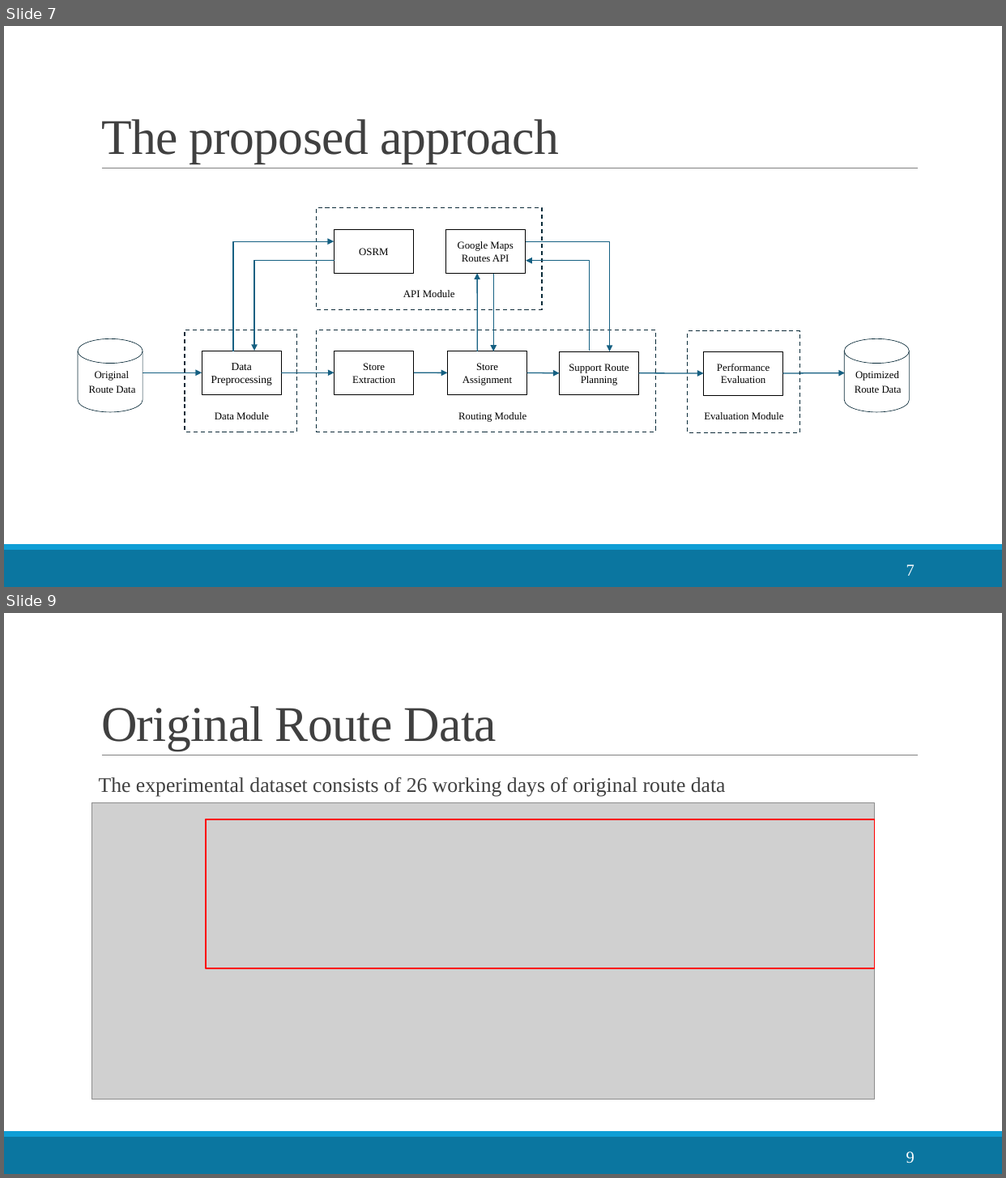
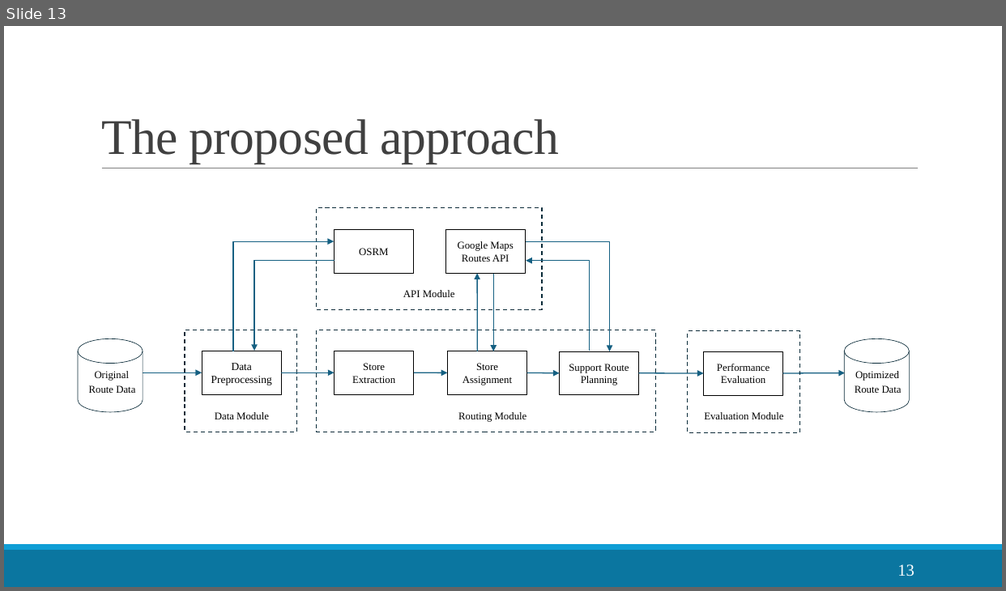
Before and after one commit to LloydGain/114_NTUT_Thesis, a slide deck: docs/thesis/114_楊宏傑_TCSE.pptx. Shown one above the other, each under a label of ours: slides 7 and 9 before the commit, slide 13 after it; the slides between them are not shown. The pictures are 1006x1178 and 1006x591 pixels, drawn with LibreOffice and Linux fonts; fonts in the diff are those of the drawing; grey boxes stand for pictures. Boxes give left, top, right and bottom in pixels: in the first picture for what was removed or moved away, otherwise in the second. Text is boxed around its words. In the diff, an @@ line names an element or a change of style, - is before the commit and + after.

```diff
--- a/docs/thesis/114_楊宏傑_TCSE.pptx
+++ b/docs/thesis/114_楊宏傑_TCSE.pptx
@@ slide 9 removed at [4,613,1002,1174], background #FFFFFF; not listed: 3 template elements that a slide beside it also shows @@
@@ title removed at [101,706,496,750] @@
-Original Route Data
@@ text removed at [99,777,726,796] @@
-The experimental dataset consists of 26 working days of original route data
@@ picture removed at [92,803,875,1100] @@
@@ rectangle removed at [206,820,875,969] @@
@@ page number removed at [906,1152,914,1164] @@
-9
@@ what was slide 7 is now slide 13 @@
@@ page number at [897,565,914,577]: text changed @@
-7
+13
```
Also in this commit, not shown: 9 slides changed, 4 slides added, 11 other slides removed, 6 other files.
